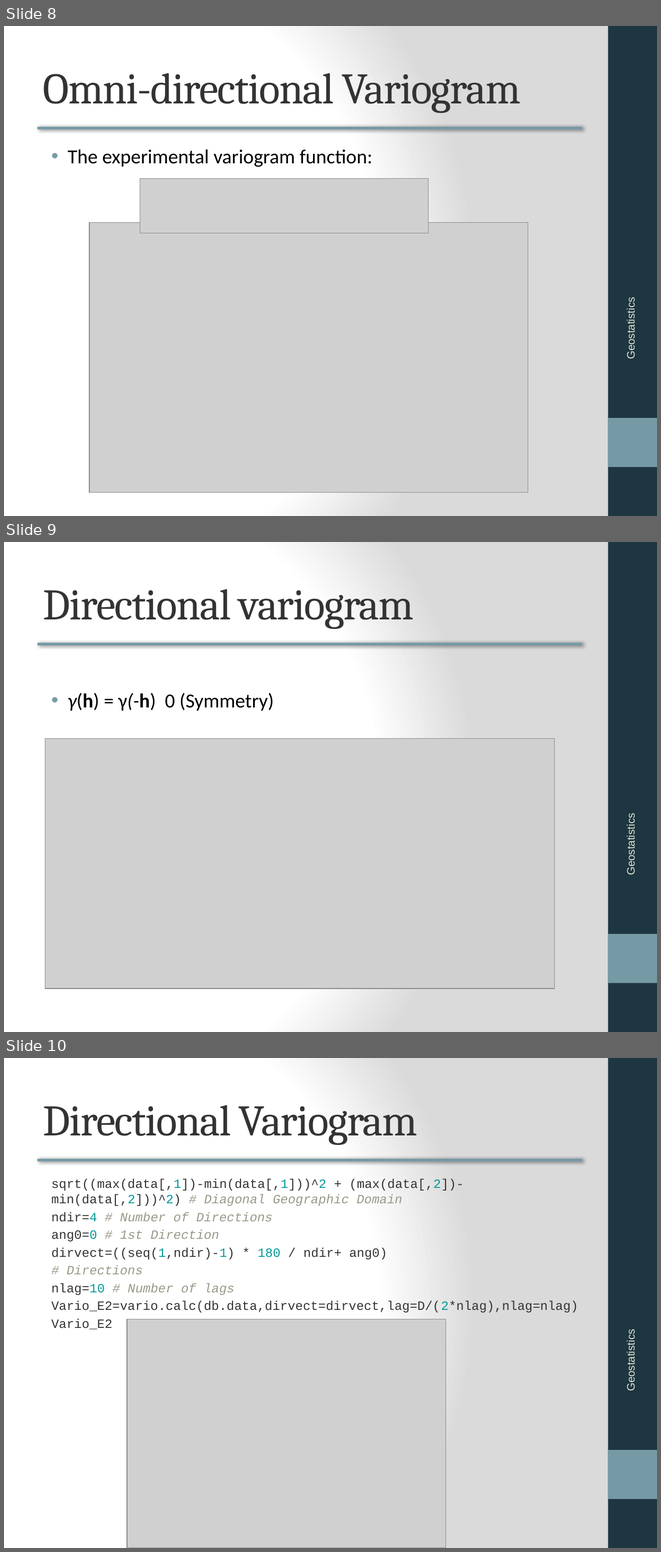
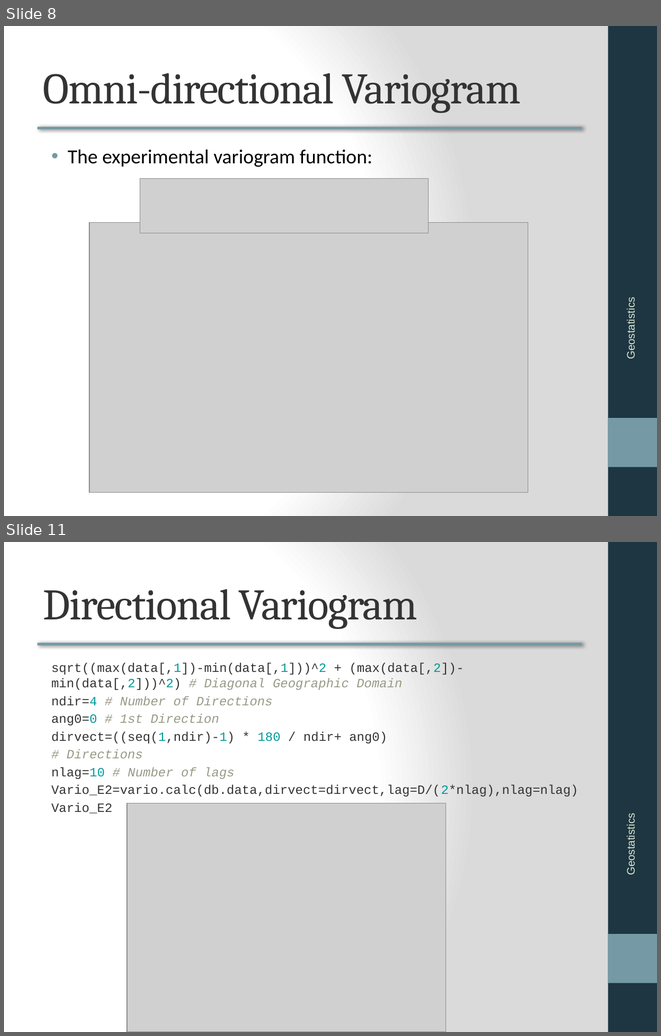
Before and after one commit to milkiaszerai/geol-0097-geostatistics, a slide deck: Slides/GST_Pract_2022_02_Spatial Correlation and Variogram.pptx. Shown one above the other, each under a label of ours: slides 8, 9 and 10 before the commit, slides 8 and 11 after it; the slides between them are not shown. The pictures are 661x1552 and 661x1036 pixels, drawn with LibreOffice and Linux fonts; fonts in the diff are those of the drawing; grey boxes stand for pictures; background and template pictures are left out. Boxes give left, top, right and bottom in pixels: in the first picture for what was removed or moved away, otherwise in the second. Text is boxed around its words. In the diff, an @@ line names an element or a change of style, - is before the commit and + after.

Commit message:
variogram R notebook in progess

```diff
--- a/Slides/GST_Pract_2022_02_Spatial Correlation and Variogram.pptx
+++ b/Slides/GST_Pract_2022_02_Spatial Correlation and Variogram.pptx
@@ slide 9 removed at (4,542,657,1032), background gradient #FFFFFF to #DADADA; not listed: 3 template elements that a slide beside it also shows @@
@@ title removed at (43,589,414,629) @@
-Directional variogram
@@ text removed at (68,693,274,711) @@
-• γ(h) = γ(-h) 0 (Symmetry)
@@ picture removed at (45,738,555,988) @@
@@ text removed at (625,819,637,874) @@
-Geostatistics
@@ what was slide 10 is now slide 11 @@
```
Also in this commit, not shown: 1 slide added, 3 other files.
